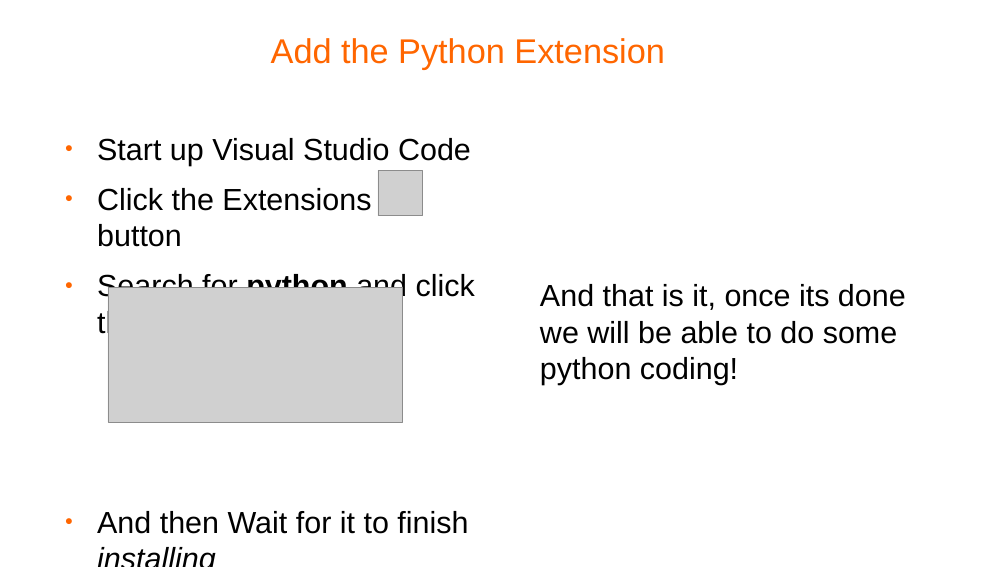
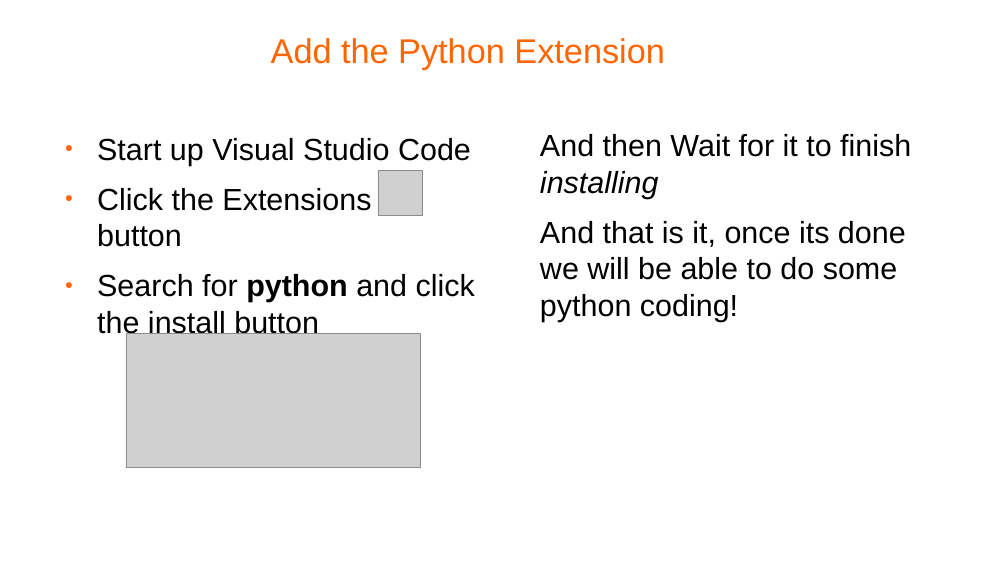
Before and after one commit to pellcorp/coding, a slide deck: slide 12 of docs/windows fundamentals.odp (slide 13 before the commit). Drawn at 1008x567 pixels with LibreOffice and Linux fonts; fonts in the diff are those of the drawing; grey boxes stand for pictures; background and template pictures are left out. Boxes give left, top, right and bottom in pixels: in the first picture for what was removed or moved away, otherwise in the second. Text is boxed around its words. In the diff, an @@ line names an element or a change of style, - is before the commit and + after.

```diff
--- a/docs/windows fundamentals.odp
+++ b/docs/windows fundamentals.odp
@@ text at (x1=540, y1=134, x2=911, y2=198): paragraph added @@
+And then Wait for it to finish installing
@@ picture moved from (x1=108, y1=288, x2=402, y2=423) to (x1=126, y1=334, x2=421, y2=468) @@
@@ text at (x1=97, y1=511, x2=468, y2=534): paragraph removed @@
-● And then Wait for it to finish installing
```
Also in this commit, not shown: 7 other slides changed, 1 slide removed, 1 other file.
